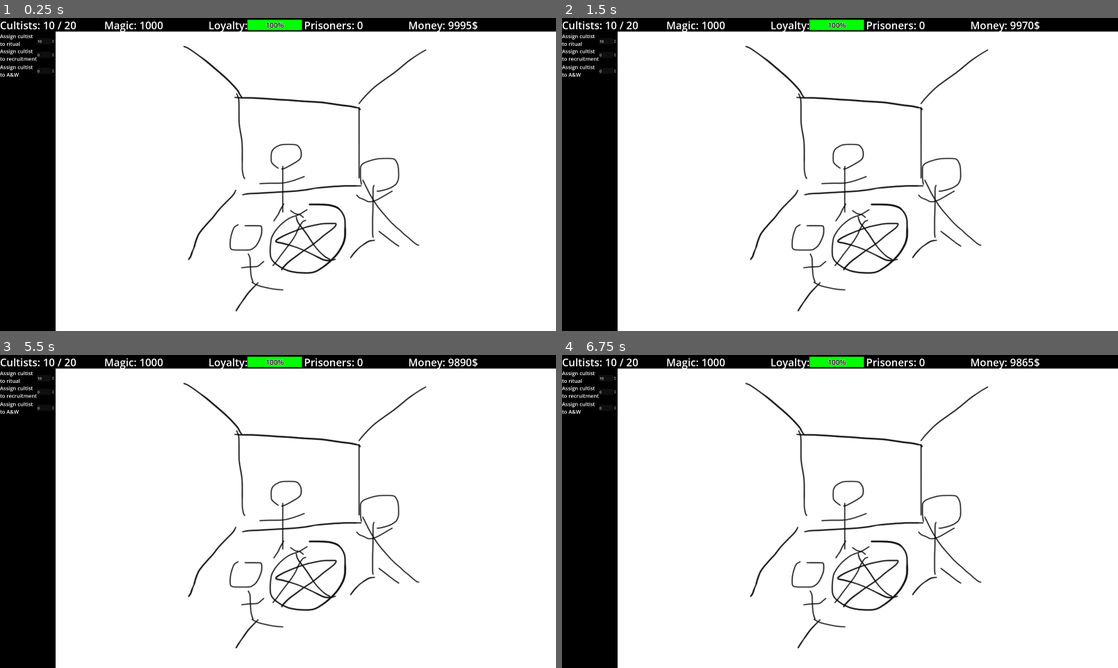
Above: before the commit, frames 1-4 (two rows, left to right).
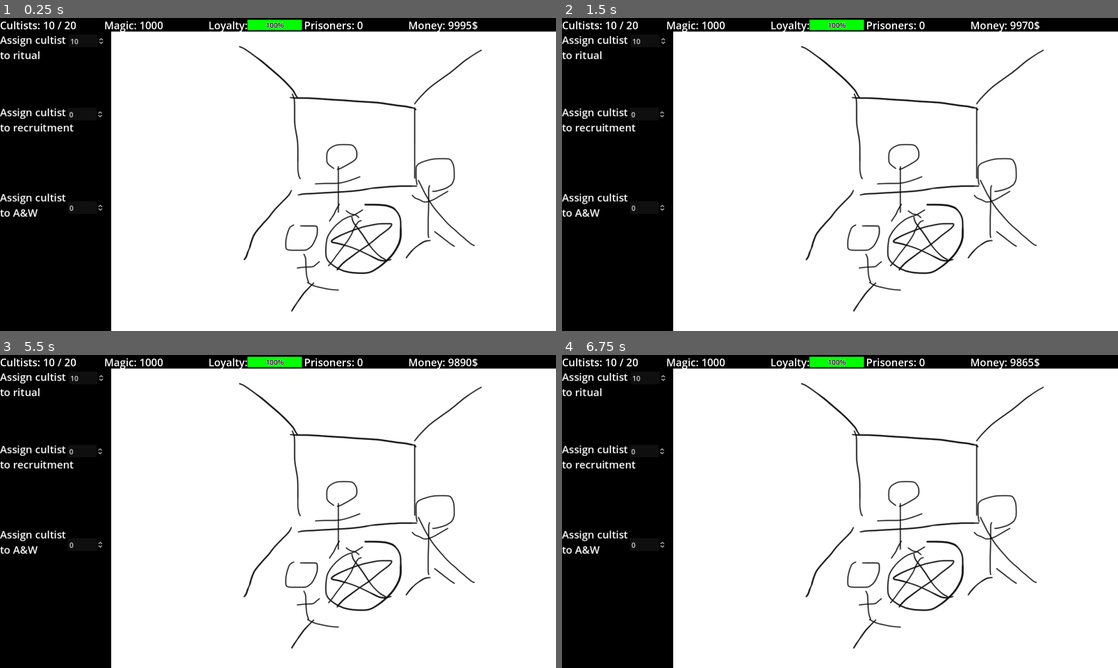
Above: after the commit, the same moments.

Repository: ShroomySquid/Ludum_Dare
Game: Godot game, scene res://node_2d.tscn
Same seed, same stepped clock (60 frames per second), same inputs: the game is played once before the commit and once after it.
Inputs:
- Up to frame 1 (0.25 s): no input
- Up to frame 2 (1.5 s): tap Enter at 0.5 s; tap Space at 1.25 s
- Up to frame 3 (5.5 s): tap Enter at 2, 3.5 s; tap Space at 2.75, 4.25 s
- Up to frame 4 (6.75 s): no input

The runs differ from the first frame. In frame 1, 15% of the frame differs, in the area x 0-87%, y 4-100%; in frame 2, 15%; in frame 3, 15%; in frame 4, 15%.

Commit message:
enlarge buttons

Diff:
--- a/ui_prototype/ui.tscn
+++ b/ui_prototype/ui.tscn
@@ -84,45 +84,51 @@
 offset_top = 67.0
 offset_right = 152.0
 offset_bottom = 136.0
+scale = Vector2(2, 2)
 text = "Assign cultist
 to ritual"
 label_settings = SubResource("LabelSettings_srj8g")
 
 [node name="Cultist_Send" type="SpinBox" parent="."]
 layout_mode = 0
-offset_left = 169.0
-offset_top = 92.0
-offset_right = 252.062
-offset_bottom = 123.0
+offset_left = 316.0
+offset_top = 76.0
+offset_right = 399.062
+offset_bottom = 107.0
+scale = Vector2(2, 2)
 
 [node name="Recruitment_Send_Label" type="Label" parent="."]
 layout_mode = 0
-offset_top = 136.0
-offset_right = 152.0
-offset_bottom = 205.0
+offset_top = 400.0
+offset_right = 168.0
+offset_bottom = 469.0
+scale = Vector2(2, 2)
 text = "Assign cultist
 to recruitment"
 label_settings = SubResource("LabelSettings_srj8g")
 
 [node name="Recruitment_Send" type="SpinBox" parent="."]
 layout_mode = 0
-offset_left = 169.0
-offset_top = 155.0
-offset_right = 252.062
-offset_bottom = 186.0
+offset_left = 311.0
+offset_top = 413.0
+offset_right = 394.062
+offset_bottom = 444.0
+scale = Vector2(2, 2)
 
 [node name="Job_Send_Label" type="Label" parent="."]
 layout_mode = 0
-offset_top = 209.0
+offset_top = 792.0
 offset_right = 168.0
-offset_bottom = 278.0
+offset_bottom = 861.0
+scale = Vector2(2, 2)
 text = "Assign cultist
 to A&W"
 label_settings = SubResource("LabelSettings_srj8g")
 
 [node name="Job_Send" type="SpinBox" parent="."]
 layout_mode = 0
-offset_left = 169.0
-offset_top = 229.0
-offset_right = 252.062
-offset_bottom = 260.0
+offset_left = 312.0
+offset_top = 843.0
+offset_right = 395.062
+offset_bottom = 874.0
+scale = Vector2(2, 2)
--- a/ui_prototype/view.tscn
+++ b/ui_prototype/view.tscn
@@ -8,6 +8,6 @@
 [node name="ParallaxBackground" type="ParallaxBackground" parent="."]
 
 [node name="Sprite2D" type="Sprite2D" parent="ParallaxBackground"]
-position = Vector2(1408, 751)
+position = Vector2(1664, 752)
 scale = Vector2(1.38462, 1.31489)
 texture = ExtResource("1_1a4cn")
